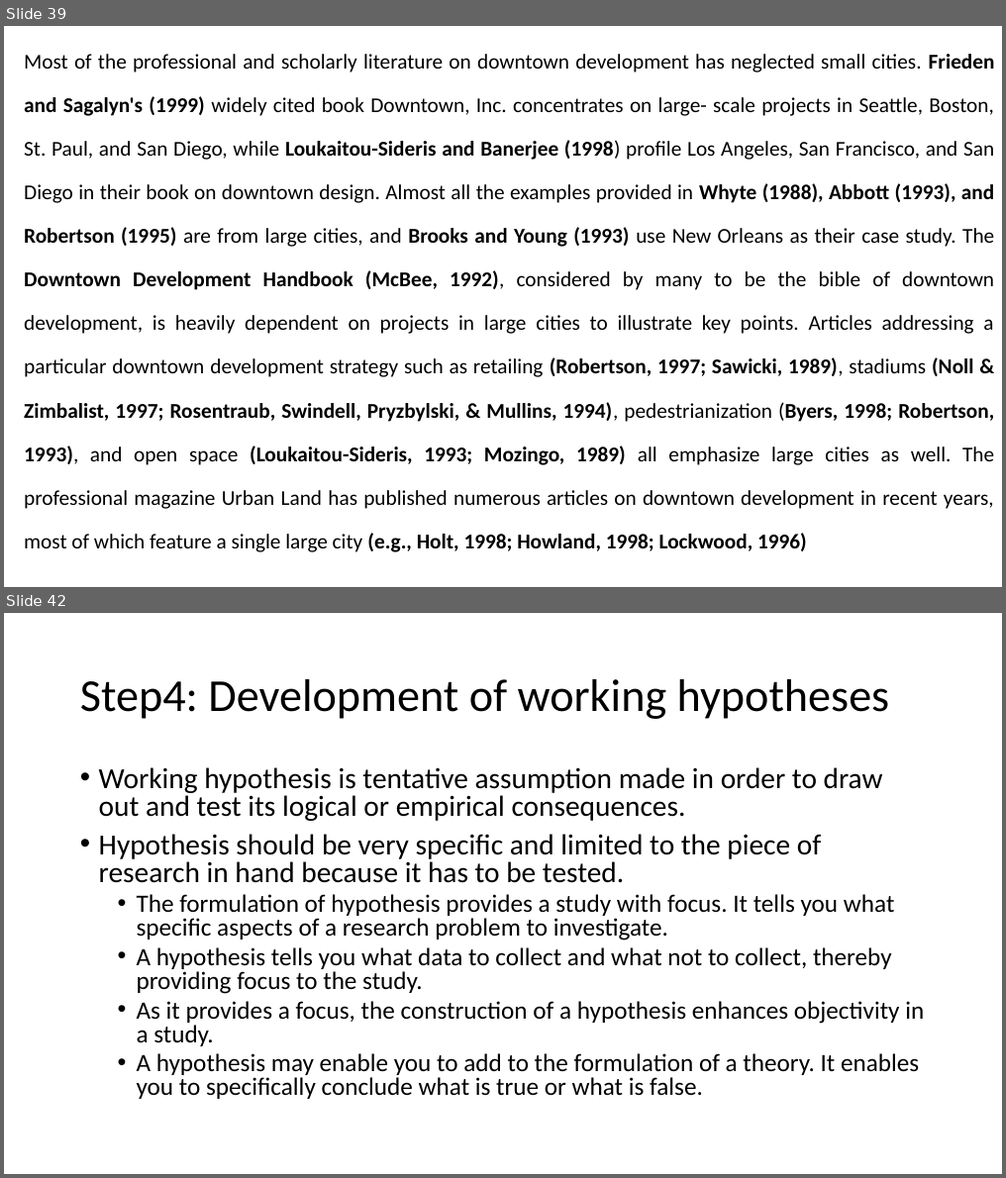
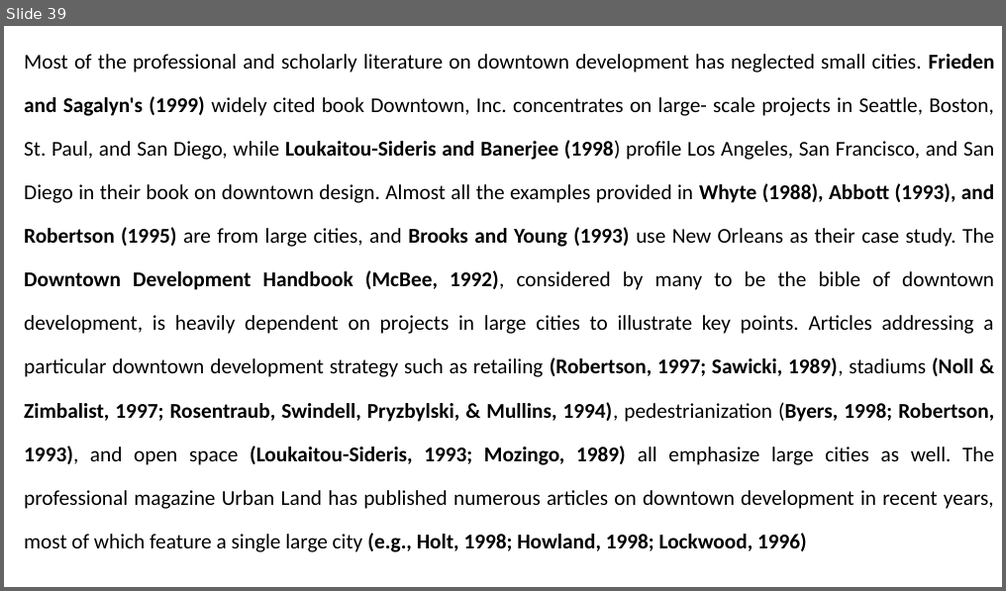
Before and after one commit to dlisbbau/mlis, a slide deck: Vinit-MLIS-104-01-Research Basics.pptx. Shown one above the other, each under a label of ours: slides 39 and 42 before the commit, slide 39 after it; the slides between them are not shown. The pictures are 1006x1178 and 1006x591 pixels, drawn with LibreOffice and Linux fonts; fonts in the diff are those of the drawing. Boxes give left, top, right and bottom in pixels: in the first picture for what was removed or moved away, otherwise in the second. Text is boxed around its words. In the diff, an @@ line names an element or a change of style, - is before the commit and + after.

```diff
--- a/Vinit-MLIS-104-01-Research Basics.pptx
+++ b/Vinit-MLIS-104-01-Research Basics.pptx
@@ slide 42 removed at [4,613,1002,1174], background #FFFFFF @@
@@ title removed at [80,679,890,719] @@
-Step4: Development of working hypotheses
@@ text removed at [99,767,924,1099] @@
-• Working hypothesis is tentative assumption made in order to draw out and test its logical or empirical consequences.
-• Hypothesis should be very specific and limited to the piece of research in hand because it has to be tested.
-  • The formulation of hypothesis provides a study with focus. It tells you what specific aspects of a research problem to investigate.
-  • A hypothesis tells you what data to collect and what not to collect, thereby providing focus to the study.
-  • As it provides a focus, the construction of a hypothesis enhances objectivity in a study.
-  • A hypothesis may enable you to add to the formulation of a theory. It enables you to specifically conclude what is true or what is false.
```
Also in this commit, not shown: 3 other slides removed, 12 other files.
